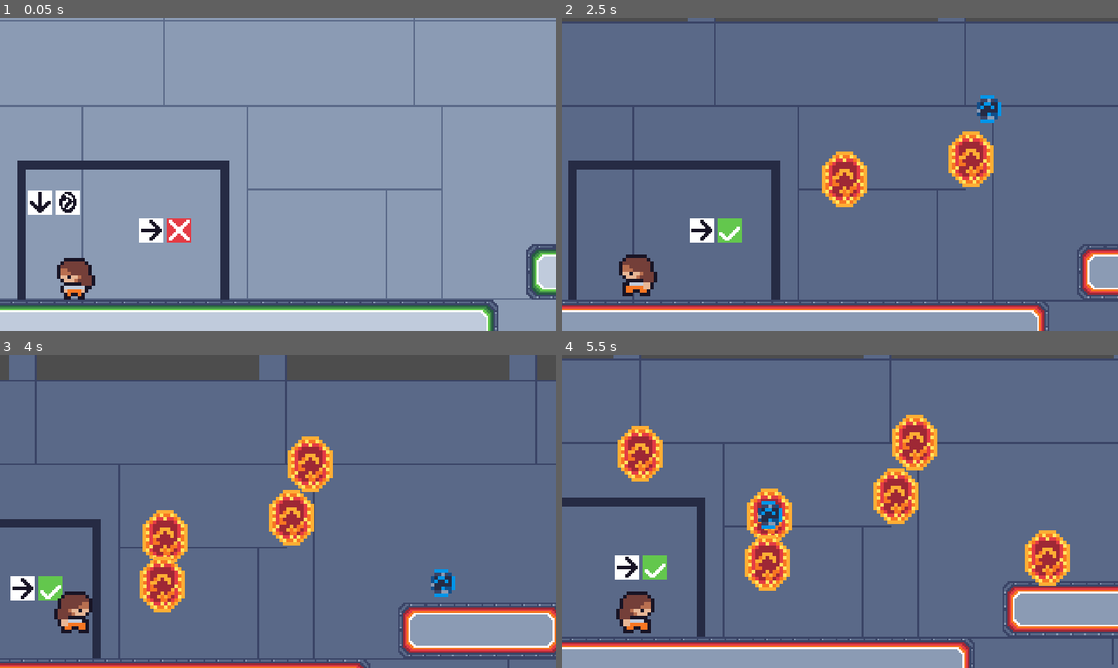
Above: before the commit, frames 1-4 (two rows, left to right).
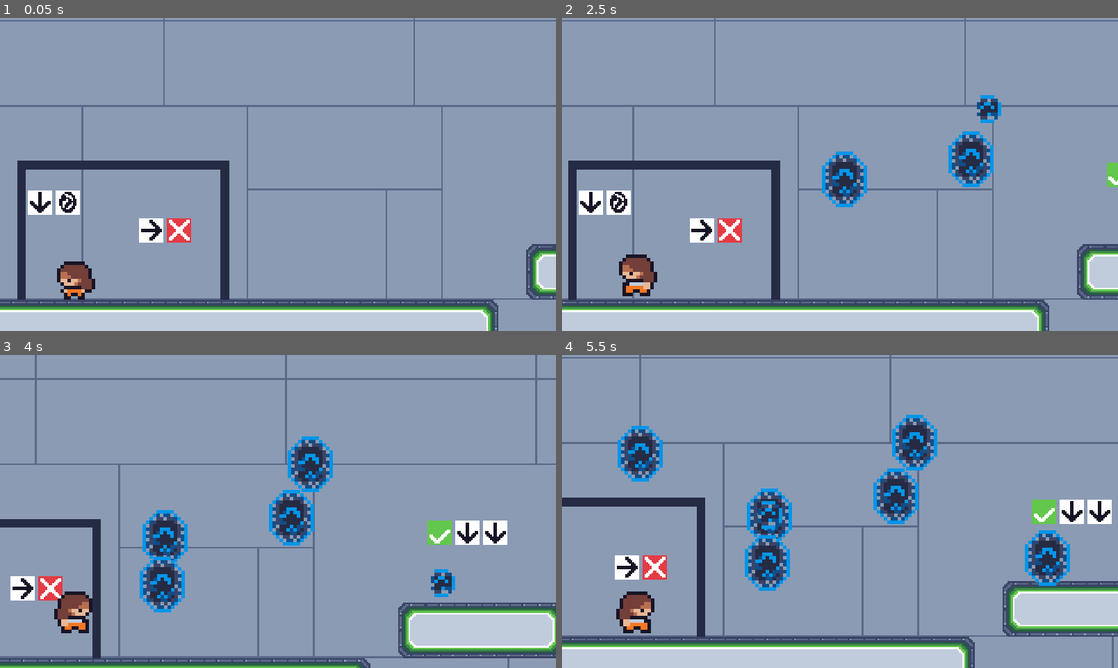
Above: after the commit, the same moments.

Repository: EthanPlant/LD55
Game: Godot game, scene res://scenes/main.tscn
The game is run twice, just before and just after one commit, with the same random seed, the same clock (stepped at 60 frames per second) and the same inputs.
Inputs (mouse positions are in pixels of both pictures, inside the frame that each line leads up to):
- Up to frame 1 (0.05 s): no input
- Up to frame 2 (2.5 s): move the mouse to (962, 158) at 0.52 s; hold D (walk_right) 0.53-2.03 s; click (962, 158) at 0.6 s; tap Space (jump) at 0.77, 1.52 s; tap Ctrl (switch_world) at 0.8, 1.35, 2.3 s; move the mouse to (728, 190) at 1.27 s; click (728, 190) at 1.55 s; move the mouse to (895, 105) at 2.02 s; hold A (walk_left) from 2.03 s (still down); click (895, 105) at 2.1 s
- Up to frame 3 (4 s): move the mouse to (250, 574) at 2.77 s; release A (walk_left) at 2.78 s; hold D (walk_right) from 2.78 s (still down); tap Ctrl (switch_world) at 2.85, 3.8 s; tap Space (jump) at 3.02, 3.77 s; click (250, 574) at 3.05 s; move the mouse to (444, 558) at 3.52 s; click (444, 558) at 3.6 s
- Up to frame 4 (5.5 s): move the mouse to (673, 464) at 4.27 s; release D (walk_right) at 4.28 s; hold A (walk_left) 4.28-5.03 s; tap Ctrl (switch_world) at 4.35, 5.3 s; tap Space (jump) at 4.52 s; click (673, 464) at 4.55 s; move the mouse to (867, 511) at 5.02 s; hold D (walk_right) from 5.03 s (still down); click (867, 511) at 5.1 s

The runs differ from the first frame. In frame 1, 0.4% of the frame differs, in the area x 10-18%, y 76-88%; in frame 2, 93%; in frame 3, 94%, in the area x 0-100%, y 0-100%; in frame 4, 94%.

Commit message:
Use portals to switch universes

Diff:
--- a/scenes/entities/player.tscn
+++ b/scenes/entities/player.tscn
@@ -62,7 +62,7 @@
 scale = Vector2(2, 2)
 sprite_frames = SubResource("SpriteFrames_bdw2u")
 animation = &"idle"
-frame_progress = 0.617636
+frame_progress = 0.97372
 
 [node name="Camera2D" type="Camera2D" parent="."]
 position = Vector2(117, -56)
--- a/scenes/entities/portal.tscn
+++ b/scenes/entities/portal.tscn
@@ -109,8 +109,11 @@
 sprite_frames = SubResource("SpriteFrames_f2vuv")
 animation = &"orange_summon"
 
-[node name="CollisionShape2D" type="CollisionShape2D" parent="."]
+[node name="Area2D" type="Area2D" parent="."]
+
+[node name="CollisionShape2D" type="CollisionShape2D" parent="Area2D"]
 shape = SubResource("CapsuleShape2D_0vjk1")
-disabled = true
 
 [connection signal="animation_finished" from="AnimatedSprite2D" to="." method="_on_animated_sprite_2d_animation_finished"]
+[connection signal="body_entered" from="Area2D" to="." method="_on_area_2d_body_entered"]
+[connection signal="body_exited" from="Area2D" to="." method="_on_area_2d_body_exited"]
--- a/scripts/level.gd
+++ b/scripts/level.gd
@@ -14,3 +14,4 @@
 		add_child(portal)
 		portal.add_to_group("portals")
 		portal.global_position = get_global_mouse_position()
+		portal.world_switch.connect($TileMap.switch_world)
--- a/scripts/portal.gd
+++ b/scripts/portal.gd
@@ -1,4 +1,8 @@
 extends StaticBody2D
+
+signal world_switch
+
+var _is_player_in_range = false
 
 @onready var animated_sprite = $AnimatedSprite2D
 
@@ -13,5 +17,20 @@
 		animated_sprite.play("blue" if Global.current_world == 1 else "orange")
 
 
+func _physics_process(_delta):
+	if _is_player_in_range and Input.is_action_just_pressed("switch_world"):
+		emit_signal("world_switch")
+
+
 func _on_animated_sprite_2d_animation_finished():
 	animated_sprite.play("blue" if Global.current_world == 1 else "orange")
+
+
+func _on_area_2d_body_entered(body):
+	if body.name == "Player":
+		_is_player_in_range = true
+
+
+func _on_area_2d_body_exited(body):
+	if body.name == "Player":
+		_is_player_in_range = false
--- a/scripts/world_switcher.gd
+++ b/scripts/world_switcher.gd
@@ -10,16 +10,16 @@
 		set_layer_enabled(layer, false)
 
 
-func _process(_delta):
-	if Input.is_action_just_pressed("switch_world"):
-		Global.current_world = 1 if Global.current_world == 2 else 2
-		if Global.current_world == 1:
-			for layer in WORLD_1_LAYERS:
-				set_layer_enabled(layer, true)
-			for layer in WORLD_2_LAYERS:
-				set_layer_enabled(layer, false)
-		else:
-			for layer in WORLD_1_LAYERS:
-				set_layer_enabled(layer, false)
-			for layer in WORLD_2_LAYERS:
-				set_layer_enabled(layer, true)
+func switch_world():
+	Global.current_world = 1 if Global.current_world == 2 else 2
+	print("Switching to world ", Global.current_world)
+	if Global.current_world == 1:
+		for layer in WORLD_1_LAYERS:
+			set_layer_enabled(layer, true)
+		for layer in WORLD_2_LAYERS:
+			set_layer_enabled(layer, false)
+	else:
+		for layer in WORLD_1_LAYERS:
+			set_layer_enabled(layer, false)
+		for layer in WORLD_2_LAYERS:
+			set_layer_enabled(layer, true)
